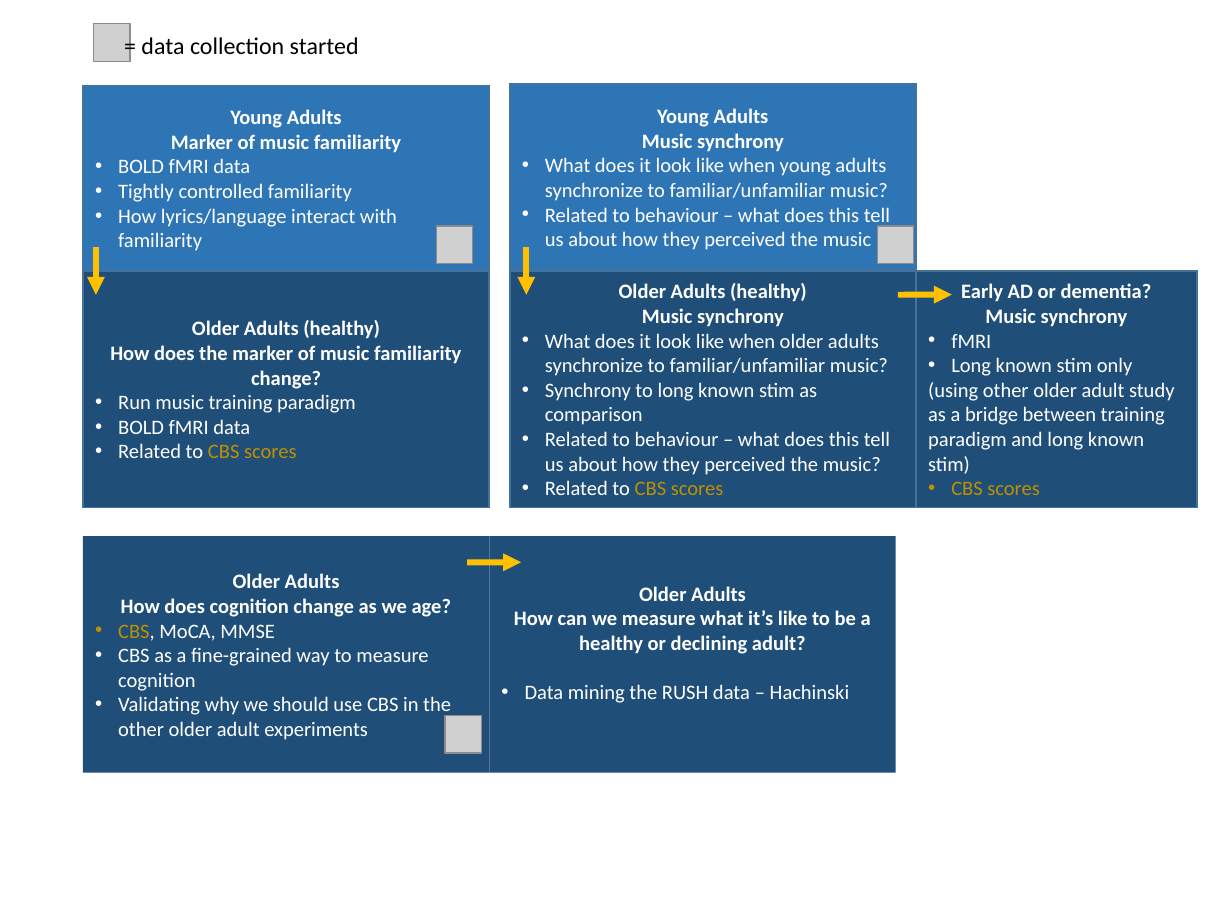
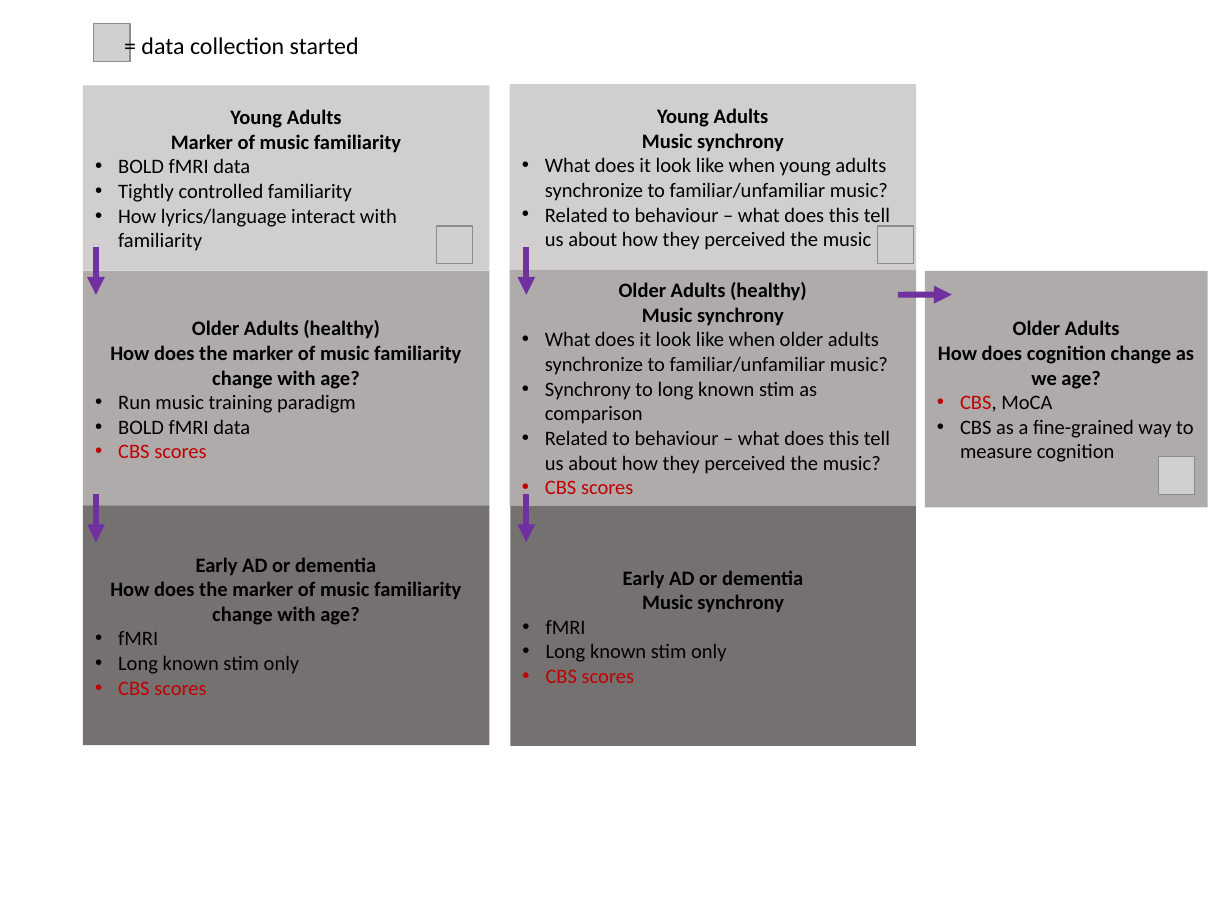
Before and after one commit to asternin/PhDProject, a slide deck: slide 1 of Meetings/2018.04.24-PhDOutline.pptx. Drawn at 1232x924 pixels with LibreOffice and Linux fonts; fonts in the diff are those of the drawing; grey boxes stand for pictures. Boxes give left, top, right and bottom in pixels: in the first picture for what was removed or moved away, otherwise in the second. Text is boxed around its words. In the diff, an @@ line names an element or a change of style, - is before the commit and + after.

```diff
--- a/Meetings/2018.04.24-PhDOutline.pptx
+++ b/Meetings/2018.04.24-PhDOutline.pptx
@@ rectangle "Young Adults" at (83,85,489,270): text colour #FFFFFF to #000000; fill #2E75B6 to #D0CECE; outline #43739E 1 pt to none @@
@@ rectangle "Young Adults" at (510,84,917,269): text colour #FFFFFF to #000000; fill #2E75B6 to #D0CECE; outline #43739E 1 pt to none @@
@@ arrow (96, 246) - (96, 294): stroke #FFC000 3.5 pt to #7030A0 3.5 pt @@
@@ arrow (526, 246) - (526, 294): stroke #FFC000 3.5 pt to #7030A0 3.5 pt @@
@@ rectangle "Older Adults (healthy)" at (83,271,489,508): fill #1F4E79 to #AFABAB; outline #43739E 1 pt to none @@
@@ rectangle "Older Adults (healthy)" at (510,270,917,506): fill #1F4E79 to #AFABAB; outline #43739E 1 pt to none @@
@@ text in rectangle at (545,282,890,474): text colour #FFFFFF to #000000 @@
@@ arrow (898, 294) - (952, 294): stroke #FFC000 3.5 pt to #7030A0 3.5 pt @@
@@ rectangle "Older Adults": place and size @@
-rectangle "Older Adults" at (83,536,489,772)
+rectangle "Older Adults" at (925,271,1207,508)
@@ rectangle "Older Adults" at (925,271,1207,508): fill #1F4E79 to #AFABAB @@
@@ text in rectangle at (118,320,380,434): text colour #FFFFFF to #000000 in "Older Adults (healthy)", "Run music training paradigm", "BOLD fMRI data" @@
@@ text in rectangle at (938,320,1194,462): text colour #FFFFFF to #000000 @@
@@ text in rectangle at (110,345,461,389): text changed; text colour #FFFFFF to #000000 @@
-How does the marker of music familiarity change?
+How does the marker of music familiarity change with age?
@@ text in rectangle at (928,382,1174,474): paragraph removed @@
-(using other older adult study as a bridge between training paradigm and long known stim)
@@ text in rectangle at (960,395,1052,412): text changed; text colour #FFFFFF to #000000 @@
-• CBS, MoCA, MMSE
+• CBS, MoCA
@@ text in rectangle at (118,444,206,458): text changed; text colour #FFFFFF to #C00000 @@
-• Related to CBS scores
+• CBS scores
@@ picture: place and size @@
-picture at (445,716,480,754)
+picture at (1158,456,1194,494)
@@ rectangle "Early AD or dementia": place and size @@
-rectangle "Early AD or dementia" at (917,271,1198,508)
+rectangle "Early AD or dementia" at (83,505,489,745)
@@ rectangle "Early AD or dementia" at (83,505,489,745): fill #1F4E79 to #767171; outline #43739E 1 pt to none @@
@@ arrow added from (96, 494) to (96, 542), #7030A0 3.5 pt @@
@@ rectangle added at (510,506,915,747), fill #767171, 12 pt, text #000000, bold @@
+Early AD or dementia
+Music synchrony
+• fMRI
+• Long known stim only
+• CBS scores
@@ arrow added from (526, 494) to (526, 542), #7030A0 3.5 pt @@
@@ text in rectangle at (545,480,633,494): text changed; text colour #FFFFFF to #C00000 @@
-• Related to CBS scores
+• CBS scores
@@ rectangle removed at (489,536,896,772) @@
-Older Adults
-How can we measure what it’s like to be a healthy or declining adult?
-• Data mining the RUSH data – Hachinski
@@ text in rectangle at (110,557,461,625): text changed; text colour #FFFFFF to #000000 @@
-Early AD or dementia?
-Music synchrony
+Early AD or dementia
+How does the marker of music familiarity change with age?
@@ arrow removed from (467, 563) to (521, 562) @@
@@ text in rectangle at (118,631,300,695): text colour #FFFFFF to #000000 in "fMRI", "Long known stim only"; text colour #BF9000 to #C00000 in "CBS scores" @@
@@ text in rectangle at (118,696,451,740): paragraph removed @@
-• Validating why we should use CBS in the other older adult experiments
```
Also in this commit, not shown: 1 slide added, 8 other files.
